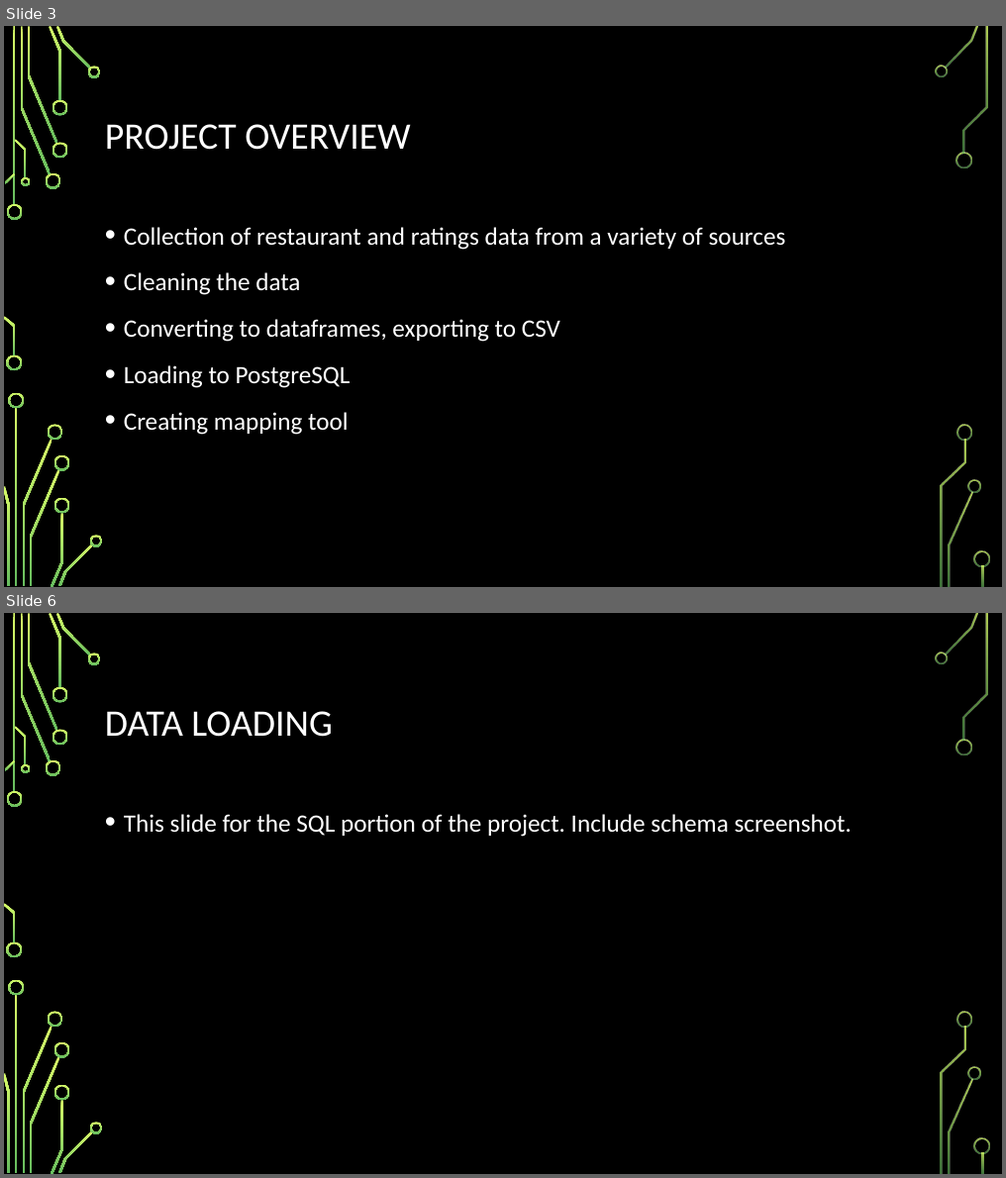
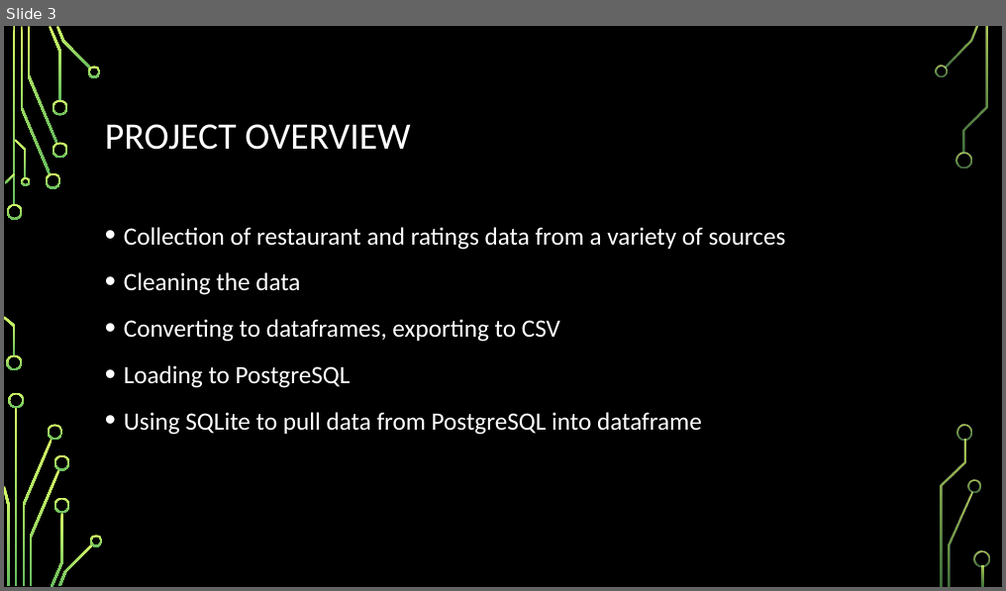
Before and after one commit to jclawson0602/Group_1_Project_3, a slide deck: Group 1 Project 3 DRAFT.pptx. Shown one above the other, each under a label of ours: slides 3 and 6 before the commit, slide 3 after it; the slides between them are not shown. The pictures are 1006x1178 and 1006x591 pixels, drawn with LibreOffice and Linux fonts; fonts in the diff are those of the drawing; background and template pictures are left out. Boxes give left, top, right and bottom in pixels: in the first picture for what was removed or moved away, otherwise in the second. Text is boxed around its words. In the diff, an @@ line names an element or a change of style, - is before the commit and + after.

```diff
--- a/Group 1 Project 3 DRAFT.pptx
+++ b/Group 1 Project 3 DRAFT.pptx
@@ slide 6 removed at box(4, 613, 1002, 1174), background picture (left out); not listed: 36 template elements that a slide beside it also shows @@
@@ title removed at box(105, 711, 332, 737) @@
-DATA LOADING
@@ text removed at box(124, 814, 851, 837) @@
-• This slide for the SQL portion of the project. Include schema screenshot.
@@ slide 3 changed as well @@
@@ text at box(124, 412, 702, 435): text changed @@
-• Creating mapping tool
+• Using SQLite to pull data from PostgreSQL into dataframe
```
Also in this commit, not shown: 4 other slides changed, 7 slides added, 2 other slides removed.
